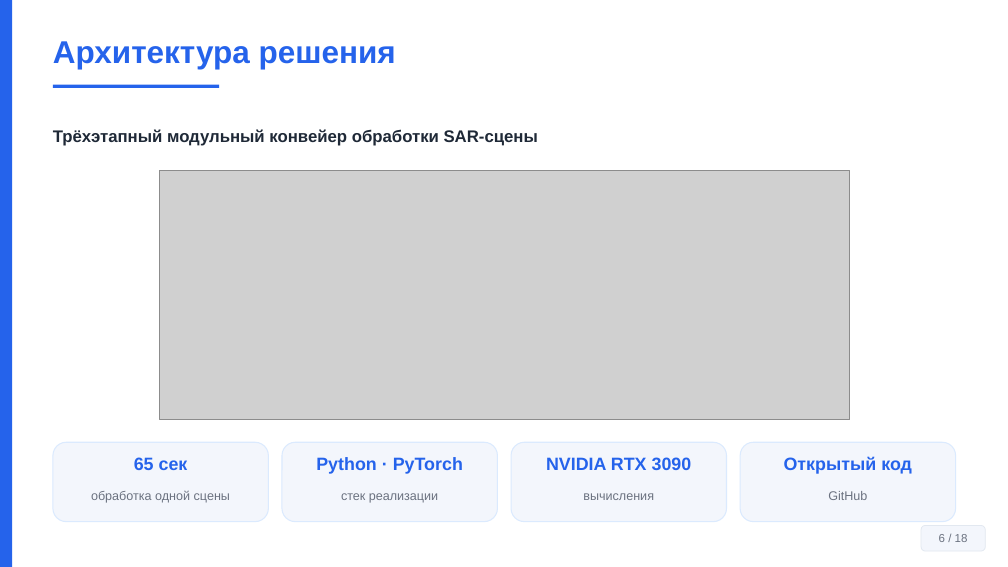
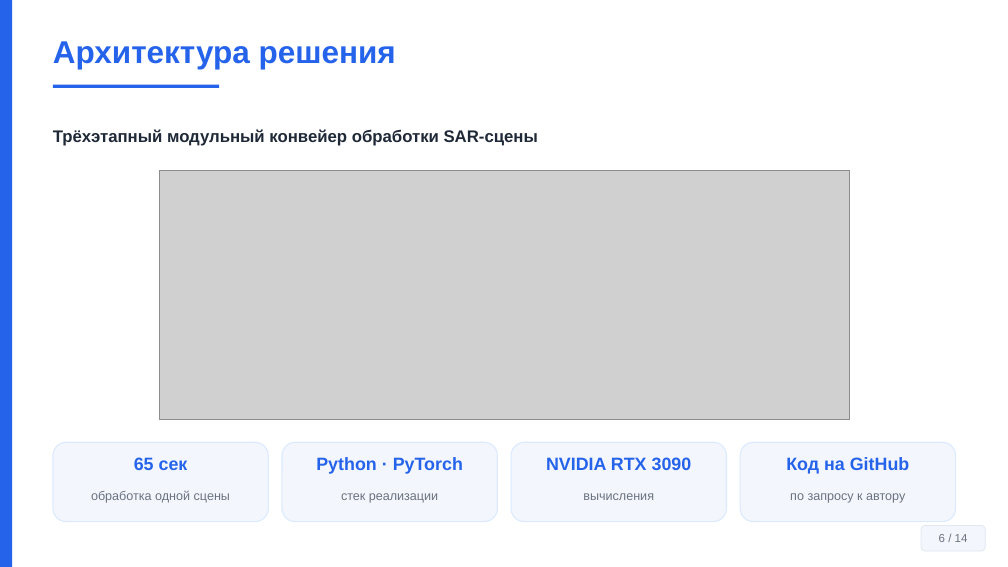
Before and after one commit to Confucius-hub/spbu_db_hw, a slide deck: slide 6 of thesis/vkr_final/Презентация_Финал_Байханов_2026.pptx. Drawn at 1008x567 pixels with LibreOffice and Linux fonts; fonts in the diff are those of the drawing; grey boxes stand for pictures. Boxes give left, top, right and bottom in pixels: in the first picture for what was removed or moved away, otherwise in the second. Text is boxed around its words. In the diff, an @@ line names an element or a change of style, - is before the commit and + after.

```diff
--- a/thesis/vkr_final/Презентация_Финал_Байханов_2026.pptx
+++ b/thesis/vkr_final/Презентация_Финал_Байханов_2026.pptx
@@ text at <box>786,457,910,474</box>: text changed @@
-Открытый код
+Код на GitHub
@@ text at <box>790,493,905,503</box>: text changed @@
-GitHub
+по запросу к автору
@@ text in rounded rectangle at <box>939,534,968,542</box>: text changed @@
-6 / 18
+6 / 14
```
Also in this commit, not shown: 15 other slides changed, 3 slides added, 1 slide removed, 5 other files.
